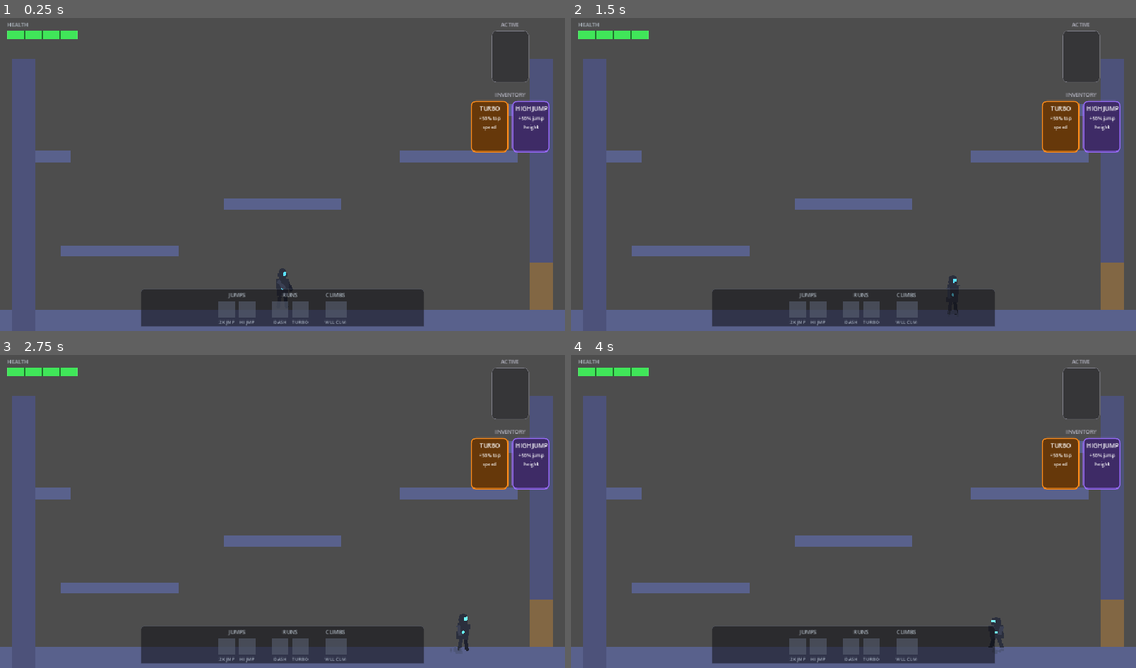
Above: before the commit, frames 1-4 (two rows, left to right).
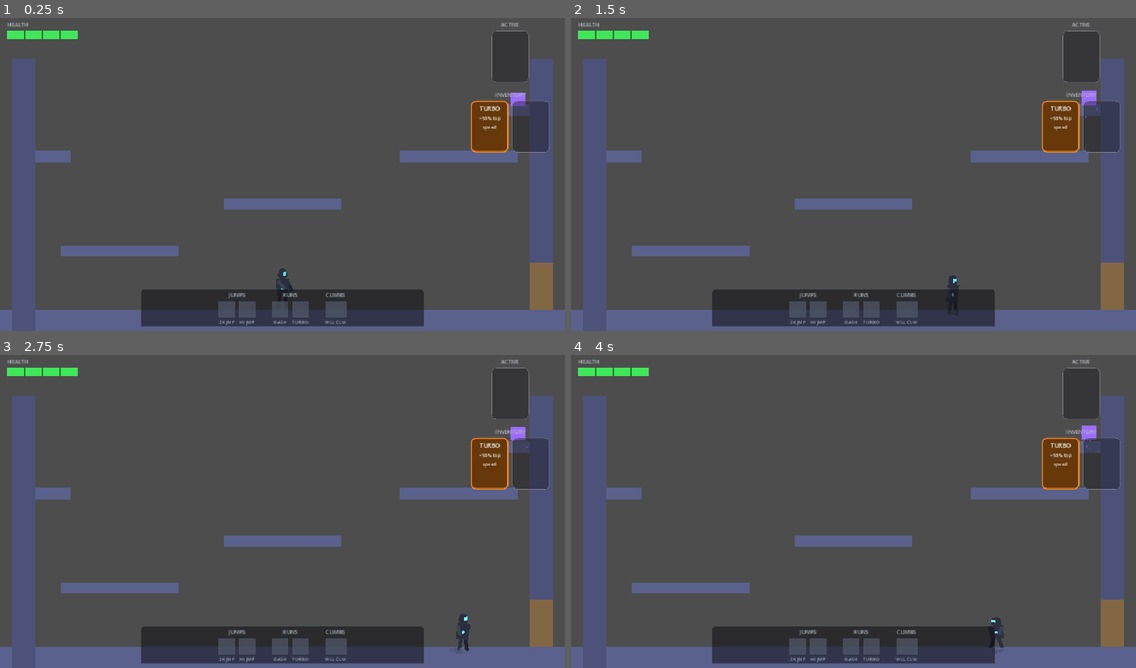
Above: after the commit, the same moments.

Repository: andy-augustine/godot-helloworld
Game: Godot game, scene res://World.tscn
The game is run twice, just before and just after one commit, with the same random seed, the same clock (stepped at 60 frames per second) and the same inputs.
Inputs (mouse positions are in pixels of both pictures, inside the frame that each line leads up to):
- Up to frame 1 (0.25 s): no input
- Up to frame 2 (1.5 s): tap Enter (ui_accept) at 0.5 s; move the mouse to (977, 155) at 0.52 s; hold D (move_right) 0.53-1.25 s; tap Shift (dash) at 0.6 s; click (977, 155) at 0.67 s; tap Space (jump) at 0.77, 0.8, 1.07 s; drag from (740, 187) to (1113, 287) at 1.27 s
- Up to frame 3 (2.75 s): tap Enter (ui_accept) at 2 s; move the mouse to (339, 439) at 2.02 s; hold D (move_right) from 2.03 s (still down); tap Shift (dash) at 2.1 s; tap Space (jump) at 2.3 s
- Up to frame 4 (4 s): release D (move_right) at 2.75 s; drag from (825, 574) to (684, 461) at 2.77 s; move the mouse to (1023, 558) at 3.52 s; hold A (move_left) from 3.53 s (still down); tap Space (jump) at 3.6, 3.77 s

The runs differ from the first frame. In frame 1, 0.7% of the frame differs, in the area x 90-98%, y 23-44%; in frame 2, 0.7%; in frame 3, 0.7%; in frame 4, 0.7%, in the area x 90-98%, y 22-44%.

Commit message:
Pickups follow-ups: ephemeral inventory, no respawn, high_jump migration
Three issues from playtest feedback:

1. Inventory was persisting to user://inventory.json, so dash carried
   across game restarts even though no save system exists yet. Stripped
   the FileAccess persistence — Inventory is per-run only until the
   real save system lands (backlog/gamedev.md #10). Original code is
   in commit 39dca7c if needed as reference for the future restore.

2. Re-entering a room respawned its pickups. Pickup.gd now checks
   Inventory.has(ability_id) in _ready() and queue_frees if owned, so
   the visual doesn't reappear. There's still no proper room-state
   autoload — when one lands, this self-check moves into RoomState.

3. SecondRoom secretly required the high_jump CARD to climb PlatformB
   to PlatformC (160px climb vs 81px max normal jump). That coupled
   level design to the active-card system — a trap we explicitly
   wanted to avoid. Migrating high_jump out of cards into a true
   Inventory pickup placed on SmallPlatform2 in StartingRoom. Skipping
   that pickup means you literally can't progress in SecondRoom — the
   canonical Metroid moment.

   - Skills.gd: high_jump dropped from the seed list, get_jump_multiplier
     removed (turbo only contributes speed). Skills now demos the card
     system with a single bridge artifact until weapons land.
   - Inventory.gd: gains get_jump_multiplier() (1.5x if &"high_jump").
   - player.gd: _jump_multiplier() helper reads Inventory; both jump
     and wall-jump call it.
   - StartingRoom.tscn: HighJumpPickup instance on SmallPlatform2.

Verified live end-to-end: fresh start has empty inventory, grab high_jump
in Room 1, transition to Room 2, jump-climb works (mult 1.5), grab dash,
go back-and-forth between rooms, neither pickup respawns.

Co-Authored-By: Claude Opus 4.7 (1M context) <noreply@anthropic.com>

Diff:
--- a/inventory/Inventory.gd
+++ b/inventory/Inventory.gd
@@ -1,26 +1,34 @@
 extends Node
 
 # Permanent movement abilities (granted by pickups). Always-on once acquired.
-# Persisted to user://inventory.json. Surfaced via the HUD ability strip and
-# read by player.gd to gate movement features (dash, double_jump, ...).
+# Surfaced via the HUD ability strip and read by player.gd to gate movement
+# features (dash, double_jump, ...).
 #
 # Distinct from the Skills autoload — Skills holds the active card buff
 # (ephemeral, swappable). Inventory holds permanent ability ownership.
 # See plans/done/pickups.md for the design rationale.
-
-const SAVE_PATH := "user://inventory.json"
+#
+# Persistence: deliberately NONE. Until a real save system exists
+# (backlog/gamedev.md #10), Inventory state is per-run only — exit and
+# restart wipes it. This is intentional so the pickup-grant loop can be
+# play-tested fresh every session. When the save system lands, restore
+# the FileAccess persistence pattern (the original implementation lived
+# in commit 39dca7c if needed as reference) and gate it on a save slot.
 
 var owned: Dictionary = {}  # StringName -> true
 
 signal ability_granted(id: StringName)
 
 
-func _ready() -> void:
-	_load()
+func has(id: StringName) -> bool:
+	return owned.get(id, false)
 
 
-func has(id: StringName) -> bool:
-	return owned.get(id, false)
+# Permanent jump multiplier from owned movement abilities. Currently only
+# &"high_jump" contributes (1.5x). When more jump-affecting abilities land,
+# move the per-ability multiplier into abilities.gd's REGISTRY entry.
+func get_jump_multiplier() -> float:
+	return 1.5 if has(&"high_jump") else 1.0
 
 
 func grant(id: StringName) -> void:
@@ -31,38 +39,9 @@
 		return
 	owned[id] = true
 	ability_granted.emit(id)
-	_save()
 
 
 # Debug helper — clears all owned abilities. Used during development to test
-# the pickup loop from a fresh state without manually editing the save file.
+# the pickup loop from a fresh state mid-session.
 func _debug_clear() -> void:
 	owned = {}
-	_save()
-
-
-func _save() -> void:
-	var ids: Array[String] = []
-	for k in owned.keys():
-		ids.append(String(k))
-	var data := { "owned": ids }
-	var f := FileAccess.open(SAVE_PATH, FileAccess.WRITE)
-	if f:
-		f.store_string(JSON.stringify(data))
-
-
-func _load() -> void:
-	if not FileAccess.file_exists(SAVE_PATH):
-		return
-	var f := FileAccess.open(SAVE_PATH, FileAccess.READ)
-	if f == null:
-		return
-	var data: Variant = JSON.parse_string(f.get_as_text())
-	if not (data is Dictionary):
-		return
-	var raw: Variant = (data as Dictionary).get("owned", [])
-	if not (raw is Array):
-		return
-	for entry in (raw as Array):
-		if entry is String and Abilities.has_ability(StringName(entry)):
-			owned[StringName(entry)] = true
--- a/inventory/Pickup.gd
+++ b/inventory/Pickup.gd
@@ -23,6 +23,17 @@
 func _ready() -> void:
 	add_to_group("pickup")
 	_origin_y = position.y
+
+	# If the player already owns this ability (e.g. they re-entered the room),
+	# don't render at all — there's no proper room-state autoload yet, so the
+	# pickup is responsible for its own "already collected" check. When room-
+	# state persistence lands (backlog/gamedev.md, eventually), this becomes
+	# the room state's job and pickups can simplify.
+	var inv := get_node_or_null("/root/Inventory")
+	if inv and ability_id != &"" and inv.has(ability_id):
+		queue_free()
+		return
+
 	body_entered.connect(_on_body_entered)
 	# Color the visual + sparkle to the ability's category if registered
 	if Abilities.has_ability(ability_id):
--- a/player/player.gd
+++ b/player/player.gd
@@ -182,7 +182,7 @@
 		_consume_jump_buffer()
 		var wall_dir: int = _get_wall_direction()
 		velocity.x = -float(wall_dir) * WALL_JUMP_VELOCITY.x
-		velocity.y = WALL_JUMP_VELOCITY.y * Skills.get_jump_multiplier()
+		velocity.y = WALL_JUMP_VELOCITY.y * _jump_multiplier()
 		_is_jumping = true
 		_coyote_timer = 0.0
 		_wall_jump_direction = -wall_dir
@@ -193,7 +193,7 @@
 	# --- Floor / coyote jump ---
 	if (can_floor_jump or can_coyote_jump) and buffered_jump:
 		_consume_jump_buffer()
-		velocity.y = JUMP_VELOCITY * Skills.get_jump_multiplier()
+		velocity.y = JUMP_VELOCITY * _jump_multiplier()
 		_is_jumping = true
 		_coyote_timer = 0.0
 		AudioManager.play_sfx("jump", 0.1, -6)
@@ -212,6 +212,15 @@
 
 func _consume_jump_buffer() -> void:
 	_jump_buffer_timer = 0.0
+
+
+# Jump-velocity multiplier from owned movement abilities. Inventory-driven so
+# the jump-height boost is permanent once the high_jump pickup is collected.
+# Returns 1.0 if Inventory autoload isn't reachable yet (early in _ready).
+func _jump_multiplier() -> float:
+	if _inventory == null:
+		return 1.0
+	return _inventory.get_jump_multiplier()
 
 
 # ── Horizontal movement ────────────────────────────────────────────────────────
--- a/rooms/StartingRoom.tscn
+++ b/rooms/StartingRoom.tscn
@@ -1,7 +1,8 @@
-[gd_scene load_steps=12 format=3]
+[gd_scene load_steps=13 format=3]
 
 [ext_resource type="Script" path="res://rooms/Room.gd" id="1_room"]
 [ext_resource type="PackedScene" path="res://doors/Door.tscn" id="2_door"]
+[ext_resource type="PackedScene" path="res://inventory/Pickup.tscn" id="3_pickup"]
 
 [sub_resource type="RectangleShape2D" id="RectangleShape2D_ground"]
 size = Vector2(1400, 40)
@@ -147,6 +148,10 @@
 [node name="CollisionShape2D" type="CollisionShape2D" parent="Ceiling"]
 shape = SubResource("RectangleShape2D_ceiling")
 
+[node name="HighJumpPickup" parent="." instance=ExtResource("3_pickup")]
+position = Vector2(976, 266)
+ability_id = &"high_jump"
+
 [node name="DoorR" parent="." instance=ExtResource("2_door")]
 position = Vector2(1016, 588)
 target_room_path = "res://rooms/SecondRoom.tscn"
--- a/skills/Skills.gd
+++ b/skills/Skills.gd
@@ -31,6 +31,11 @@
 signal active_changed(new_active: Skill, prev_active: Skill)
 
 func _ready() -> void:
+	# Turbo remains as the lone bridge artifact in the card system. high_jump
+	# moved to the Inventory autoload (granted by HighJumpPickup in
+	# StartingRoom) so it stays always-on once acquired — see
+	# plans/done/pickups.md "Decision C" and the room-coupling discussion in
+	# the 2026-04-27 follow-up.
 	var turbo := Skill.new()
 	turbo.id = &"turbo"
 	turbo.display_name = "TURBO"
@@ -39,15 +44,7 @@
 	turbo.speed_multiplier = 1.5
 	turbo.jump_multiplier = 1.0
 
-	var high_jump := Skill.new()
-	high_jump.id = &"high_jump"
-	high_jump.display_name = "HIGH JUMP"
-	high_jump.description = "+50% jump height"
-	high_jump.color = Color("9b6cff")
-	high_jump.speed_multiplier = 1.0
-	high_jump.jump_multiplier = 1.5
-
-	inventory = [turbo, high_jump]
+	inventory = [turbo]
 	_load()
 
 
@@ -62,10 +59,6 @@
 
 func get_speed_multiplier() -> float:
 	return active.speed_multiplier if active else 1.0
-
-
-func get_jump_multiplier() -> float:
-	return active.jump_multiplier if active else 1.0
 
 
 func _save() -> void:
